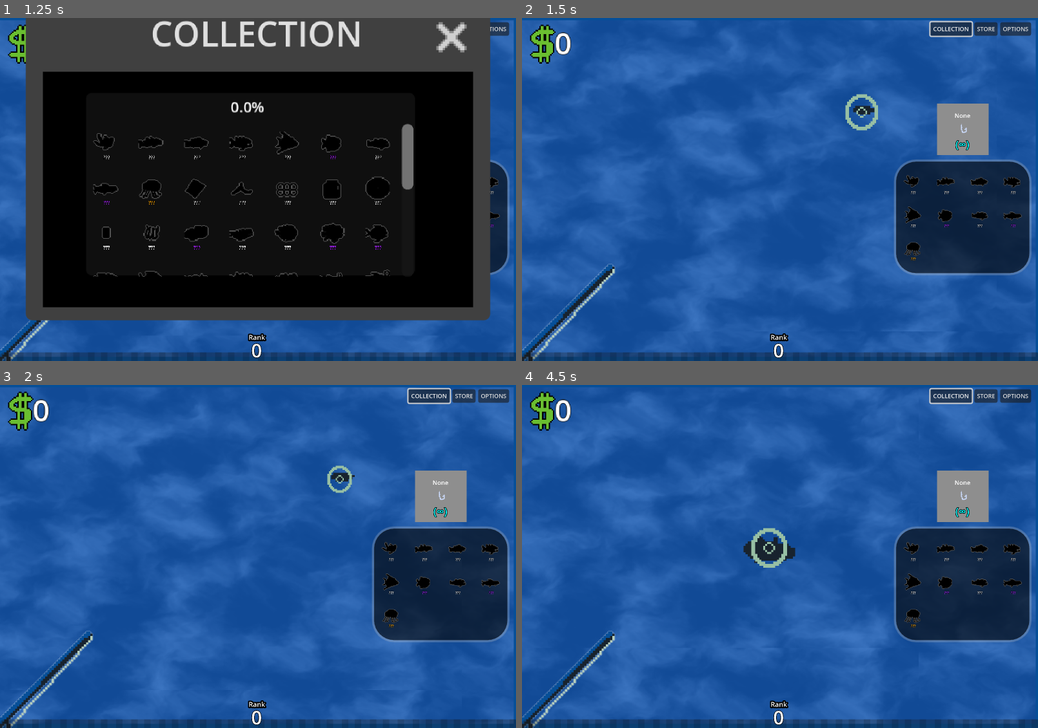
Above: before the commit, frames 1-4 (two rows, left to right).
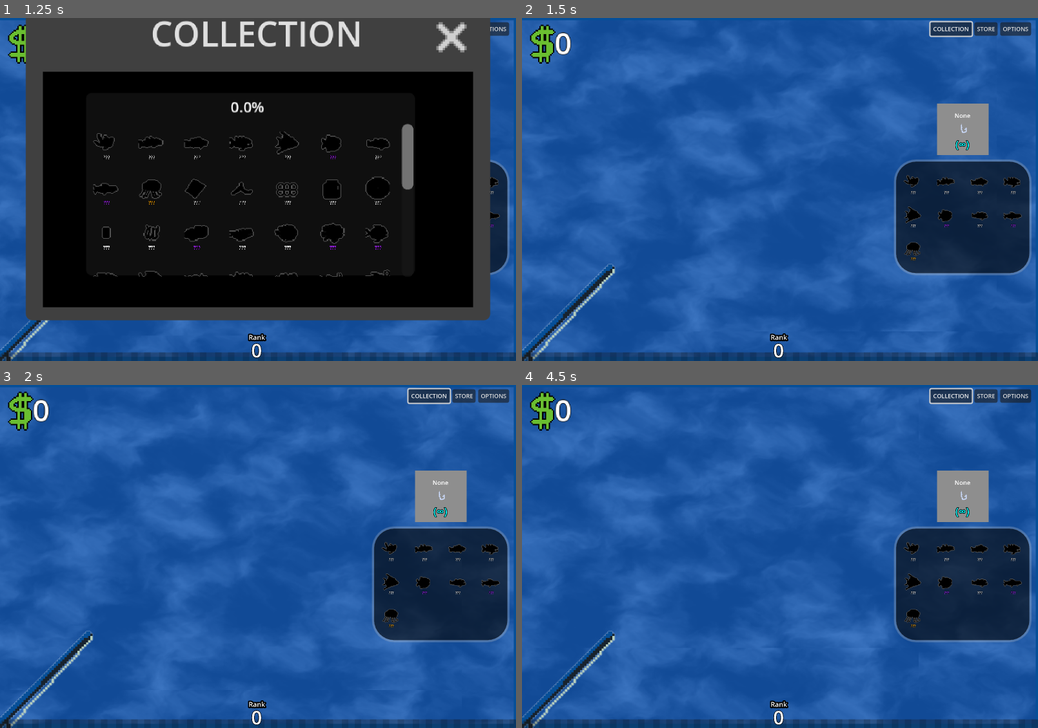
Above: after the commit, the same moments.

Repository: mathew-tran/fish-clicker
Game: Godot game, scene res://Scenes/Main.tscn
Two runs of this game, one before a commit and one after it. Both use one fixed random seed, a clock stepped at 60 frames per second and the inputs below.
Inputs:
- Up to frame 1 (1.25 s): click "COLLECTION" at 0.5 s
- Up to frame 2 (1.5 s): click "STORE" at 1.25 s
- Up to frame 3 (2 s): no input
- Up to frame 4 (4.5 s): click "OPTIONS" at 2 s; click "CLEAR DATA" at 2.75 s; click "COLLECTION" at 3.5 s; click "STORE" at 4.25 s

Frame 1 is identical in both runs. In frame 2, 0.3% of the frame differs, in the area x 62-69%, y 22-33%; in frame 3, 0.2%; in frame 4, 0.7%, in the area x 42-53%, y 41-54%.

Commit message:
make rods have different fishing speeds

Diff:
--- a/fishclicker/Resources/Levels/Rods/R001_Rod_Basic.tres
+++ b/fishclicker/Resources/Levels/Rods/R001_Rod_Basic.tres
@@ -9,4 +9,6 @@
 RodTexture = ExtResource("1_mfysx")
 RodID = "001"
 Cost = 0
+MinRange = 12
+MaxRange = 50
 metadata/_custom_type_script = "uid://kymhv3gnisch"
--- a/fishclicker/Resources/Levels/Rods/R002_Rod_Starter.tres
+++ b/fishclicker/Resources/Levels/Rods/R002_Rod_Starter.tres
@@ -9,4 +9,6 @@
 RodTexture = ExtResource("1_j66o2")
 RodID = "002"
 Cost = 1000
+MinRange = 30
+MaxRange = 38
 metadata/_custom_type_script = "uid://kymhv3gnisch"
--- a/fishclicker/Resources/Levels/Rods/R003_Rod_Red.tres
+++ b/fishclicker/Resources/Levels/Rods/R003_Rod_Red.tres
@@ -9,4 +9,6 @@
 RodTexture = ExtResource("1_4puxw")
 RodID = "003"
 Cost = 3000
+MinRange = 12
+MaxRange = 40
 metadata/_custom_type_script = "uid://kymhv3gnisch"
--- a/fishclicker/Resources/Levels/Rods/R004_Rod_Pro.tres
+++ b/fishclicker/Resources/Levels/Rods/R004_Rod_Pro.tres
@@ -9,4 +9,6 @@
 RodTexture = ExtResource("1_vlrcf")
 RodID = "004"
 Cost = 8000
+MinRange = 10
+MaxRange = 36
 metadata/_custom_type_script = "uid://kymhv3gnisch"
--- a/fishclicker/Resources/Levels/Rods/R005_Rod_Stick.tres
+++ b/fishclicker/Resources/Levels/Rods/R005_Rod_Stick.tres
@@ -9,4 +9,6 @@
 RodTexture = ExtResource("1_syawn")
 RodID = "005"
 Cost = 500
+MinRange = 20
+MaxRange = 32
 metadata/_custom_type_script = "uid://kymhv3gnisch"
--- a/fishclicker/Resources/RodData.gd
+++ b/fishclicker/Resources/RodData.gd
@@ -6,6 +6,11 @@
 @export var RodTexture : Texture
 @export var RodID = "000"
 @export var Cost = 0
+@export var MinRange = 1
+@export var MaxRange = 2
 
 func OwnsRod():
 	return Finder.GetGameManager().HasRod(RodID) or Cost == 0
+
+func DetermineWaitTime():
+	return randf_range(MinRange, MaxRange)
--- a/fishclicker/Scripts/Autoload/Finder.gd
+++ b/fishclicker/Scripts/Autoload/Finder.gd
@@ -12,6 +12,9 @@
 func GetUnlockText() -> UnlockText:
 	return get_tree().get_nodes_in_group("UnlockText")[0]
 
+func GetFishingRod() -> FishingRod:
+	return get_tree().get_nodes_in_group("FishingRod")[0]
+
 func GetFilesFromDirectory(path):
 	var dir = DirAccess.open(path)
 	var files = []
--- a/fishclicker/Scripts/Fish.gd
+++ b/fishclicker/Scripts/Fish.gd
@@ -47,7 +47,7 @@
 	match CurrentState:
 		STATE.WAITING:
 			CurrentState = STATE.FIGHTING
-			get_tree().get_nodes_in_group("FishingRod")[0].AttachToFish(self)
+			Finder.GetFishingRod().AttachToFish(self)
 			$Activity.visible = false
 			$SplashAnim.visible = true
 			$SplashAnim.Play()
--- a/fishclicker/Scripts/FishSpawner.gd
+++ b/fishclicker/Scripts/FishSpawner.gd
@@ -6,11 +6,12 @@
 
 signal FishBite
 func _ready():
+	await get_tree().process_frame
 	DetermineTime()
 
 
 func DetermineTime():
-	#$Timer.wait_time = randf_range(12, 45)
+	$Timer.wait_time = Finder.GetFishingRod().RodRef.DetermineWaitTime()
 	$Timer.start()
 	print("Spawning Fish")
 
--- a/fishclicker/Scripts/FishingRod.gd
+++ b/fishclicker/Scripts/FishingRod.gd
@@ -1,11 +1,16 @@
 extends Sprite2D
 
+class_name FishingRod
+
 var FishRef = null
+var RodRef : RodData
 
 func Equip(rodData : RodData):
 	texture = rodData.RodTexture
+	RodRef = rodData
 
 func _ready() -> void:
+	Equip(load("res://Resources/Levels/Rods/R001_Rod_Basic.tres"))
 	Finder.GetGameManager().BaitChanged.connect(OnBaitChanged)
 	Finder.GetGameManager().BaitAdded.connect(OnBaitAdded)
 	$AnimationPlayer2.play("baitanim")
--- a/fishclicker/Scripts/UI/PurchaseRodButton.gd
+++ b/fishclicker/Scripts/UI/PurchaseRodButton.gd
@@ -44,7 +44,7 @@
 		Finder.GetGameManager().AddXP(30)
 
 	if OwnsRod():
-		get_tree().get_nodes_in_group("FishingRod")[0].Equip(RodToSell)
+		Finder.GetFishingRod().Equip(RodToSell)
 
 func OwnsRod():
 	return Finder.GetGameManager().HasRod(RodToSell.RodID)
